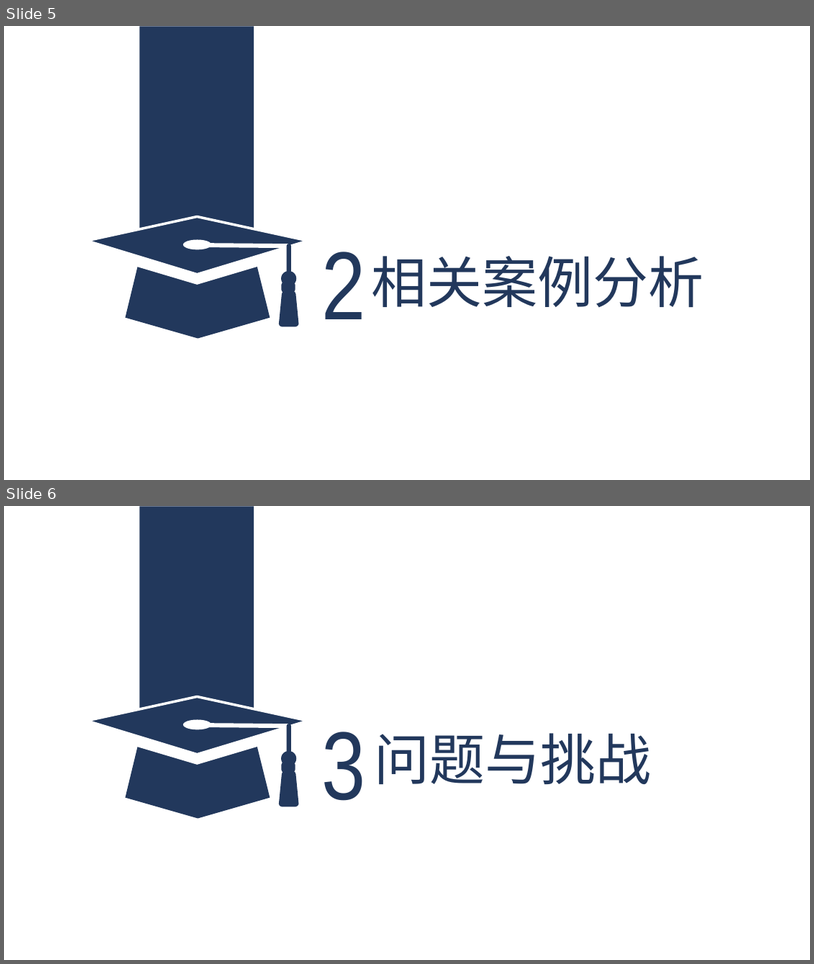
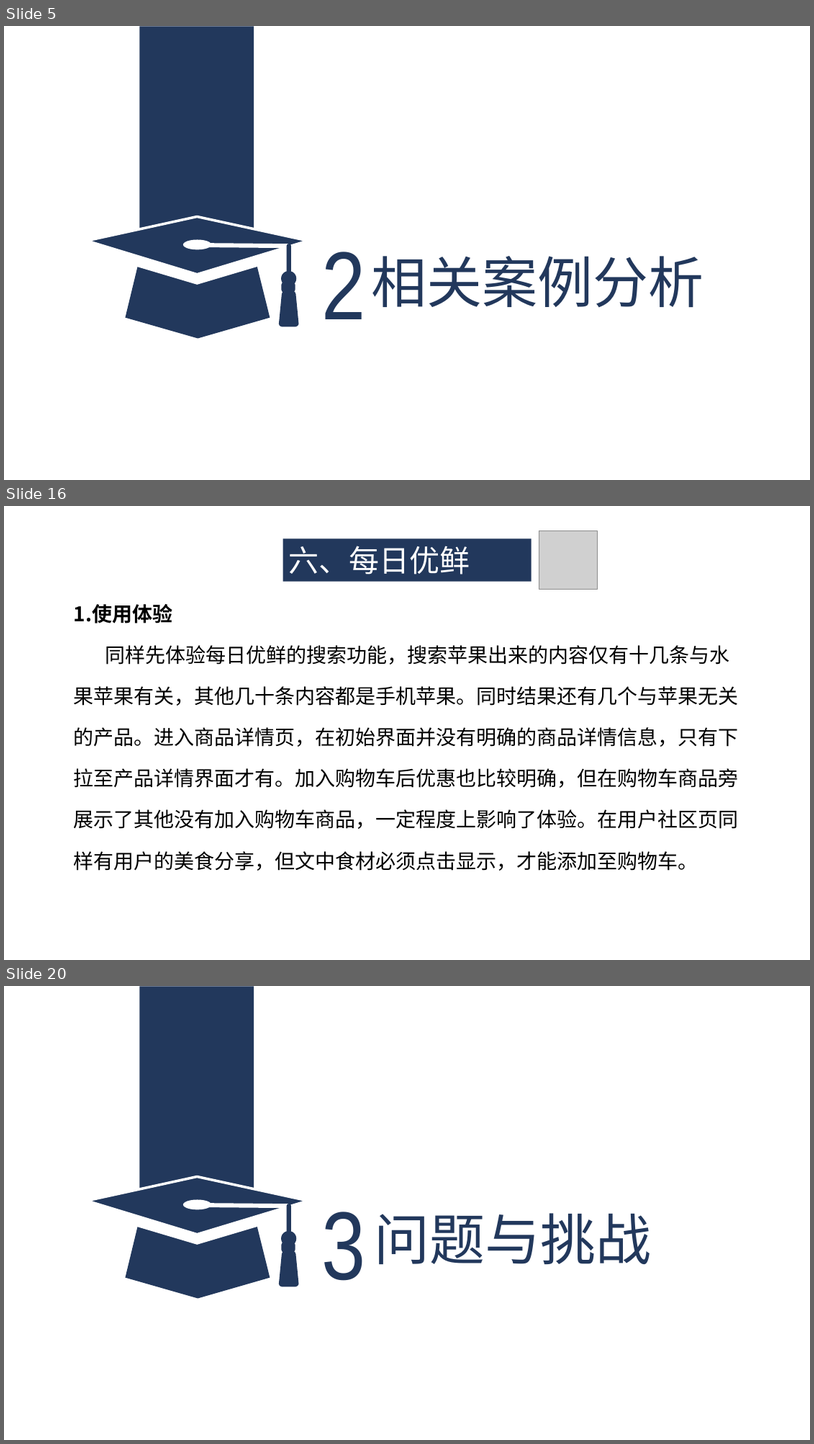
Before and after one commit to ZUCC-SRA2021-G05/Community-GB, a slide deck: 其他/软件项目管理原理与实践/软件项目管理原理与实践-主题确认/G05主题确认.pptx. Shown one above the other, each under a label of ours: slides 5 and 6 before the commit, slides 5, 16 and 20 after it; the slides between them are not shown. The pictures are 814x964 and 814x1444 pixels, drawn with LibreOffice and Linux fonts; fonts in the diff are those of the drawing; grey boxes stand for pictures. Boxes give left, top, right and bottom in pixels: in the first picture for what was removed or moved away, otherwise in the second. Text is boxed around its words. In the diff, an @@ line names an element or a change of style, - is before the commit and + after.

```diff
--- a/其他/软件项目管理原理与实践/软件项目管理原理与实践-主题确认/G05主题确认.pptx
+++ b/其他/软件项目管理原理与实践/软件项目管理原理与实践-主题确认/G05主题确认.pptx
@@ slide 16 added at [4,506,810,960], background #FFFFFF @@
@@ rectangle added at [283,538,532,582], fill #22385C, 36 pt, text #FFFFFF @@
+六、每日优鲜
@@ picture added at [540,530,597,589] @@
@@ text added at [74,604,739,870], 24 pt, text #000000 @@
+1.使用体验
+同样先体验每日优鲜的搜索功能，搜索苹果出来的内容仅有十几条与水果苹果有关，其他几十条内容都是手机苹果。同时结果还有几个与苹果无关的产品。进入商品详情页，在初始界面并没有明确的商品详情信息，只有下拉至产品详情界面才有。加入购物车后优惠也比较明确，但在购物车商品旁展示了其他没有加入购物车商品，一定程度上影响了体验。在用户社区页同样有用户的美食分享，但文中食材必须点击显示，才能添加至购物车。
@@ what was slide 6 is now slide 20 @@
```
Also in this commit, not shown: 13 other slides added.
